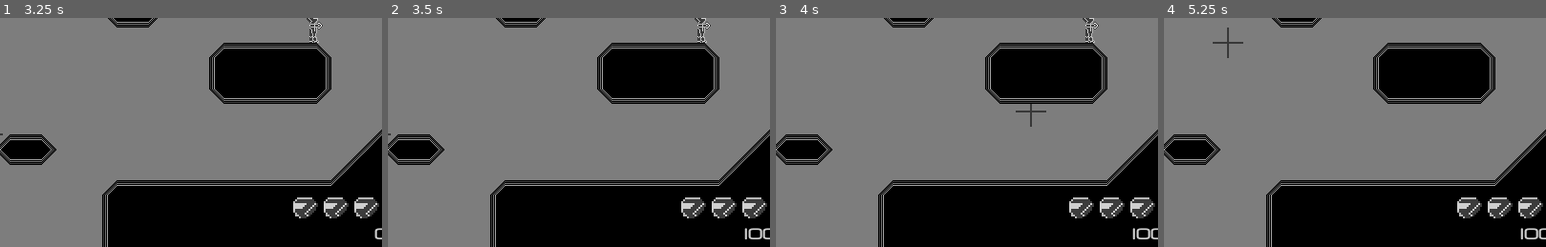
Above: before the commit, frames 1-4 (left to right).
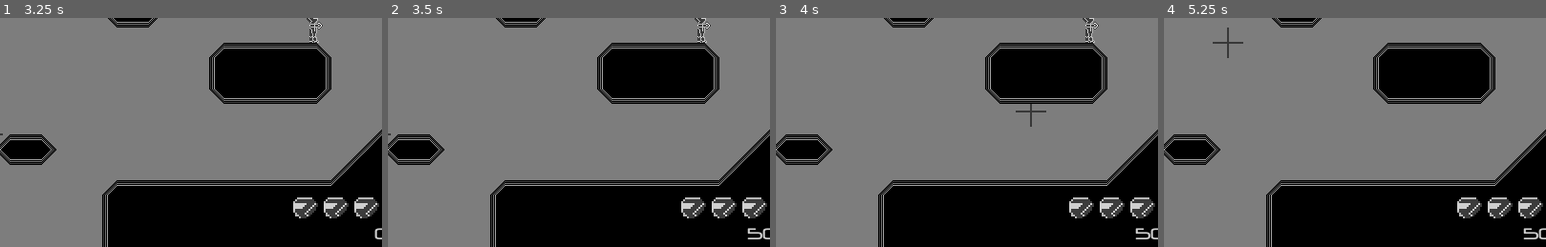
Above: after the commit, the same moments.

Repository: emmawithanE/Frisbee
Game: Godot game, scene res://scenes/Menu.tscn
The game is run twice, just before and just after one commit, with the same random seed, the same clock (stepped at 60 frames per second) and the same inputs.
Inputs (mouse positions are % of the whole screen's width and height, from its top left):
- Up to frame 1 (3.25 s): tap Enter at 0.5 s; move the mouse to (72, 45) at 0.52 s; hold Right (ui_right) 0.53-1.28 s; move the mouse to (30, 55) at 1.27 s; hold Down (ui_down) 1.28-2.03 s; tap Space at 2 s; move the mouse to (60, 28) at 2.02 s; hold Right (ui_right) 2.03-2.78 s; move the mouse to (45, 70) at 2.77 s; hold Up (ui_up) from 2.78 s (still down)
- Up to frame 2 (3.5 s): keep holding Up (ui_up)
- Up to frame 3 (4 s): move the mouse to (80, 65) at 3.52 s; release Up (ui_up) at 3.53 s; hold Left (ui_left) from 3.53 s (still down)
- Up to frame 4 (5.25 s): tap Enter at 4.25 s; move the mouse to (20, 35) at 4.27 s; tap Space at 5 s; move the mouse to (55, 50) at 5.02 s; release Left (ui_left) at 5.03 s; hold Down (ui_down) from 5.03 s (still down)
The pictures show only the part of the screen within x 47-97%, y 45-95%; the shares and areas given below are measured in that part.

Frame 1 is identical in both runs. In frame 2, 0.1% of the frame differs, in the area x 93-98%, y 91-97%; in frame 3, 0.1%; in frame 4, 0.1%.

Commit message:
lower kill score

Diff:
--- a/scenes/Score.gd
+++ b/scenes/Score.gd
@@ -1,6 +1,6 @@
 extends Node2D
 
-const KILL_SCORE = 10000
+const KILL_SCORE = 5000
 var green = 0
 var purple = 0
 var green_area = 0
